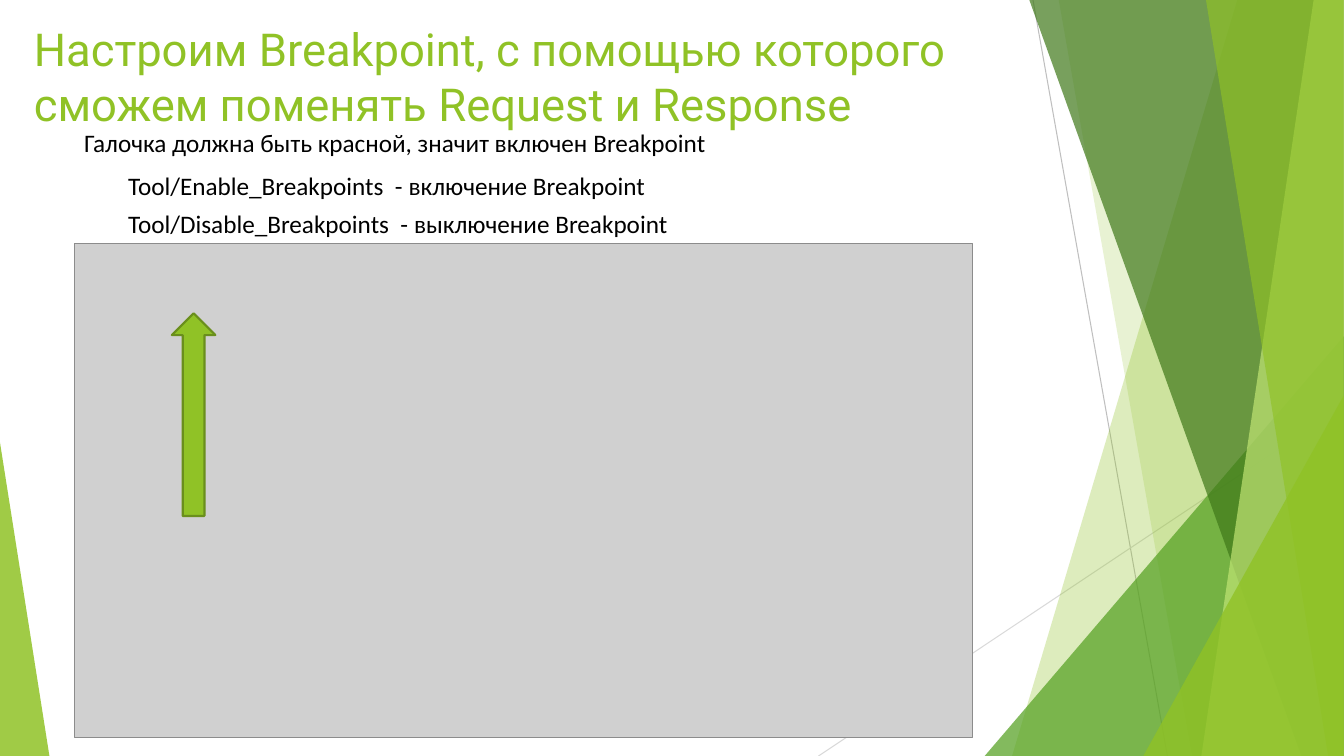
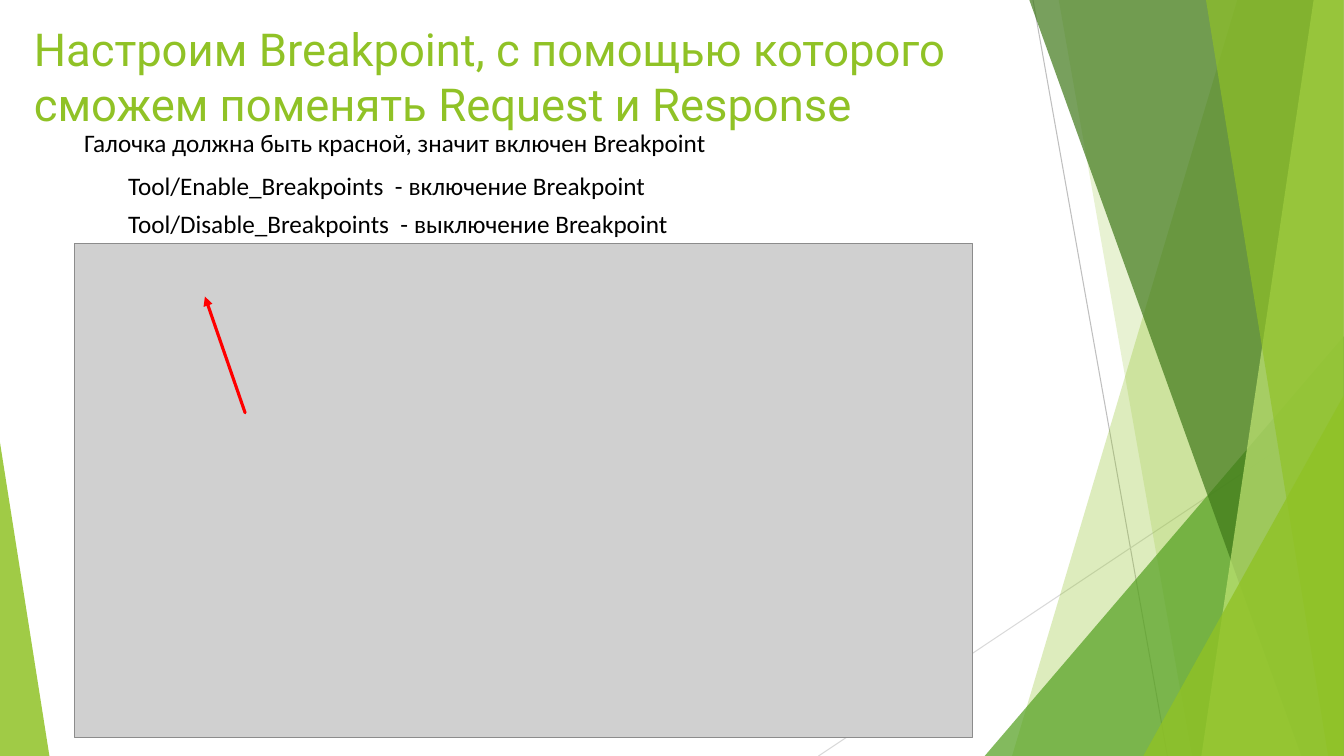
Before and after one commit to IrKoshel/Charles_Fiddler, a slide deck: slide 9 of My_Task_2_Charles_Breakepoint_Settings.pptx. Drawn at 1344x756 pixels with LibreOffice and Linux fonts; fonts in the diff are those of the drawing; grey boxes stand for pictures. Boxes give left, top, right and bottom in pixels: in the first picture for what was removed or moved away, otherwise in the second. Text is boxed around its words. In the diff, an @@ line names an element or a change of style, - is before the commit and + after.

```diff
--- a/My_Task_2_Charles_Breakepoint_Settings.pptx
+++ b/My_Task_2_Charles_Breakepoint_Settings.pptx
@@ arrow added from (245, 412) to (205, 296), #FF0000 2.25 pt @@
@@ down arrow removed at box(172, 314, 216, 516) @@
```
Also in this commit, not shown: 22 other slides changed, 5 other files.
